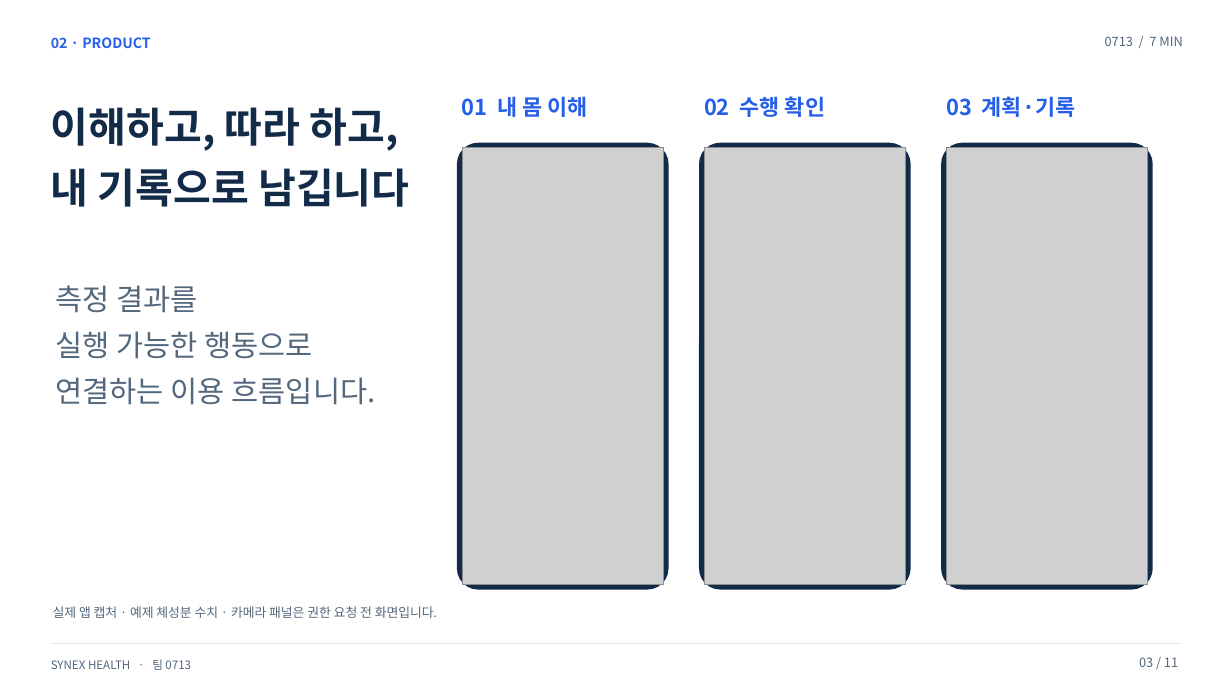
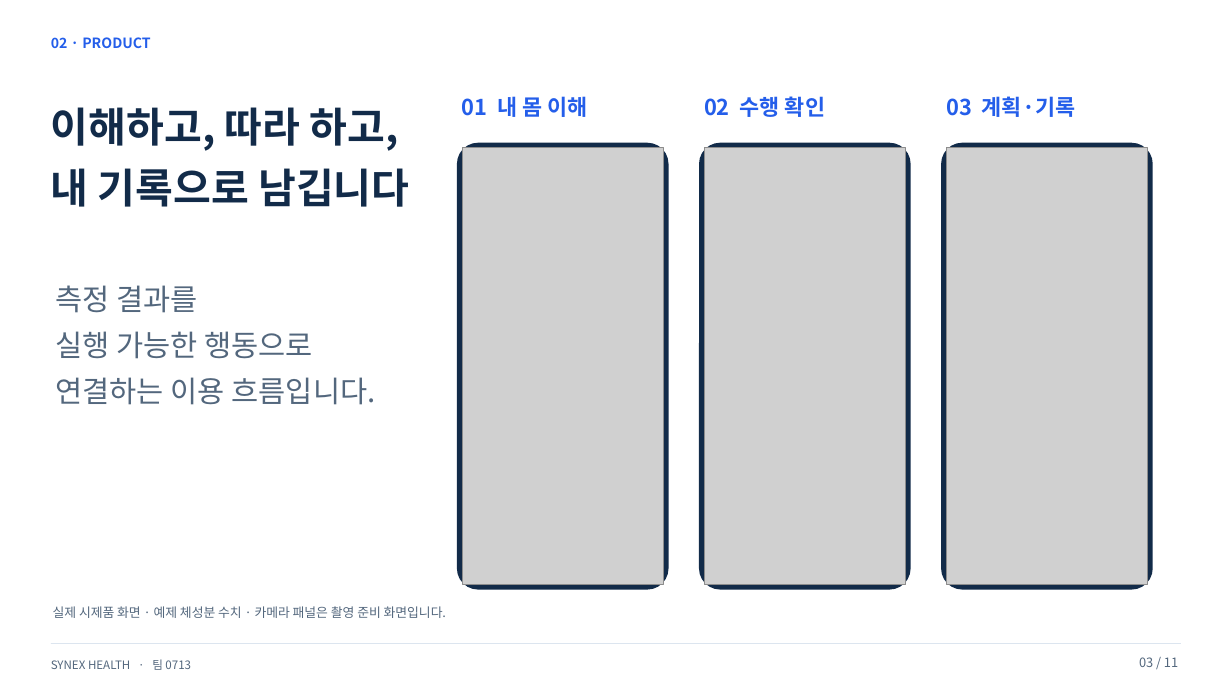
Before and after one commit to hundol047/Synex-Health, a slide deck: slide 3 of docs/pitch-0713/files/Synex_0713_7min.pptx. Drawn at 1232x693 pixels with LibreOffice and Linux fonts; fonts in the diff are those of the drawing; grey boxes stand for pictures. Boxes give left, top, right and bottom in pixels: in the first picture for what was removed or moved away, otherwise in the second. Text is boxed around its words. In the diff, an @@ line names an element or a change of style, - is before the commit and + after.

Commit message:
Polish presentation wording and remove duration badge

```diff
--- a/docs/pitch-0713/files/Synex_0713_7min.pptx
+++ b/docs/pitch-0713/files/Synex_0713_7min.pptx
@@ text removed at box(1105, 36, 1182, 46) @@
-0713 / 7 MIN
@@ text at box(53, 606, 446, 618): text changed @@
-실제 앱 캡처 · 예제 체성분 수치 · 카메라 패널은 권한 요청 전 화면입니다.
+실제 시제품 화면 · 예제 체성분 수치 · 카메라 패널은 촬영 준비 화면입니다.
```
Also in this commit, not shown: 10 other slides changed, 13 other files.
